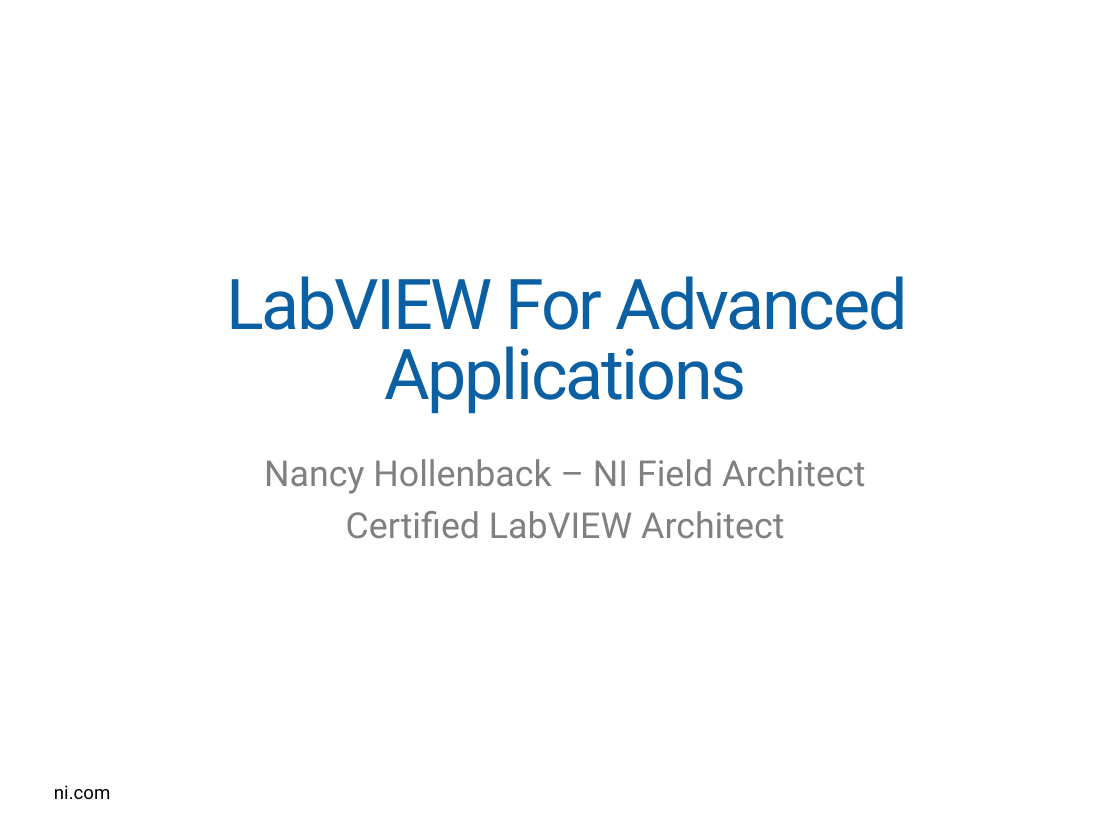
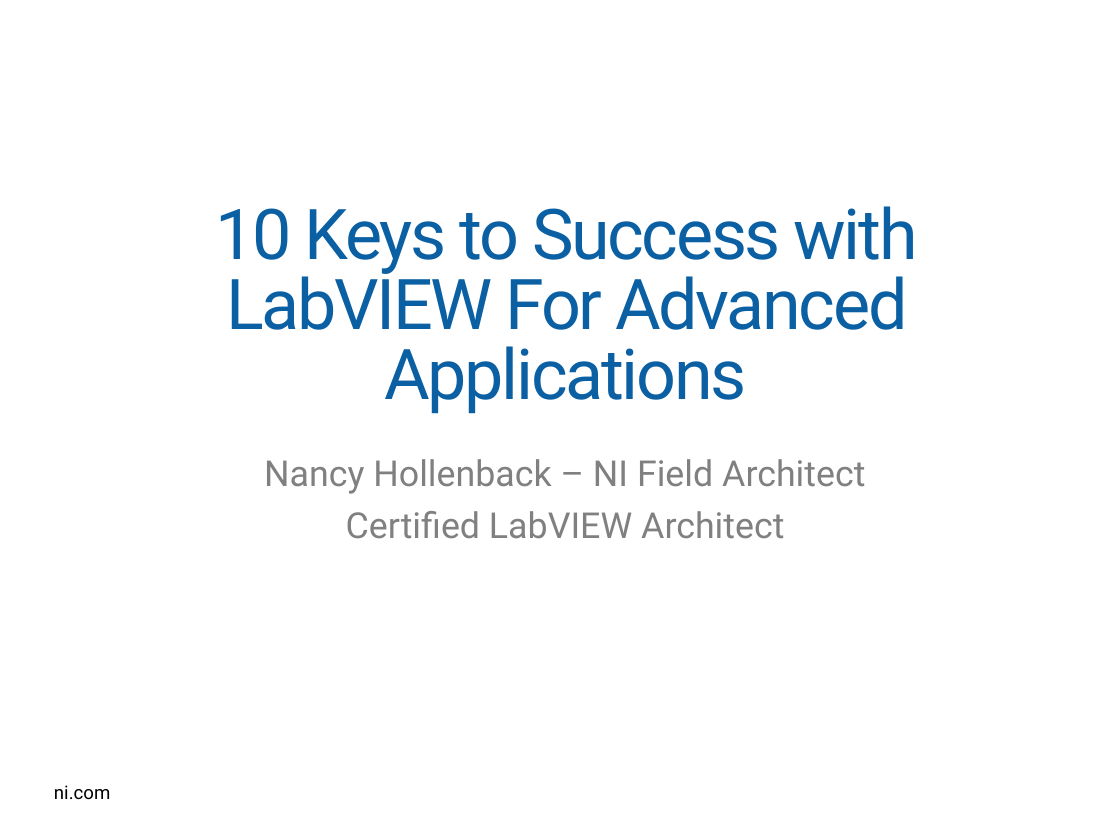
Before and after one commit to njhollenback/Presentations, a slide deck: slide 1 of LV for Advanced Apps - 10 Keys to Success - .pptx. Drawn at 1120x840 pixels with LibreOffice and Linux fonts; fonts in the diff are those of the drawing; background and template pictures are left out. Boxes give left, top, right and bottom in pixels: in the first picture for what was removed or moved away, otherwise in the second. Text is boxed around its words. In the diff, an @@ line names an element or a change of style, - is before the commit and + after.

```diff
--- a/LV for Advanced Apps - 10 Keys to Success - .pptx
+++ b/LV for Advanced Apps - 10 Keys to Success - .pptx
@@ title at <box>216,206,918,414</box>: text changed @@
-LabVIEW For Advanced Applications
+10 Keys to Success with LabVIEW For Advanced Applications
```
Also in this commit, not shown: 5 other slides changed, 1 slide removed.
